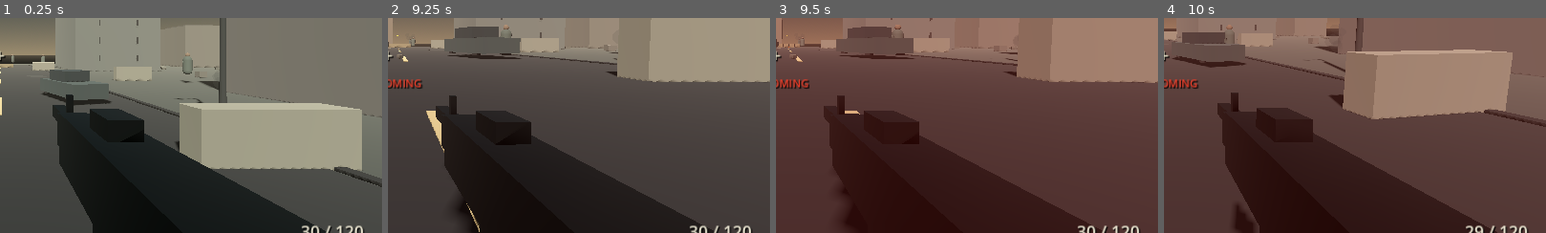
Above: before the commit, frames 1-4 (left to right).
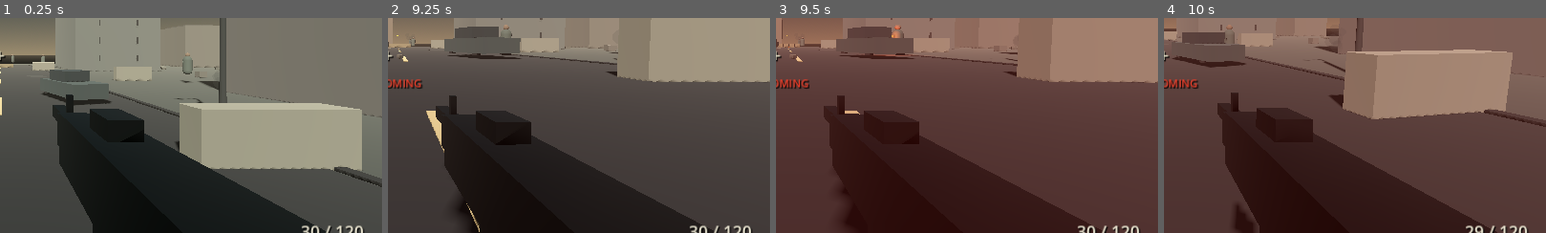
Above: after the commit, the same moments.

Repository: Liladizilla/operation-blackout
Game: Godot game, scene res://scenes/main.tscn
Two runs of this game, one before a commit and one after it. Both use one fixed random seed, a clock stepped at 60 frames per second and the inputs below.
Inputs (mouse positions are % of the whole screen's width and height, from its top left):
- Up to frame 1 (0.25 s): no input
- Up to frame 2 (9.25 s): tap Enter at 0.5 s; move the mouse to (55, 50) at 0.52 s; hold W (move_forward) 0.53-5.78 s; tap Ctrl (crouch) at 0.6, 3.6, 6.6 s; click (55, 50) at 0.67 s; tap Space (jump) at 0.77, 1.52, 3.02, 3.77, 4.52, 6.02, 6.77, 7.52, 9.02 s; move the mouse to (45, 50) at 1.27 s; tap F (interact) at 1.35, 4.35, 7.35 s; move the mouse to (52, 48) at 2.02 s; tap Z (prone) at 2.1, 5.1, 8.1 s; move the mouse to (49, 52) at 2.77 s; tap Shift (sprint) at 2.85, 5.85, 8.85 s; click (49, 52) at 2.92 s; move the mouse to (57, 51) at 3.52 s; move the mouse to (42, 49) at 4.27 s; move the mouse to (51, 50) at 5.02 s; click (51, 50) at 5.17 s; move the mouse to (46, 48) at 5.77 s; hold D (move_right) 5.78-6.53 s; move the mouse to (55, 50) at 6.52 s; hold W (move_forward) 6.53-8.78 s; move the mouse to (45, 50) at 7.27 s; click (45, 50) at 7.42 s; move the mouse to (52, 48) at 8.02 s; move the mouse to (49, 52) at 8.77 s; hold A (move_left) from 8.78 s (still down)
- Up to frame 3 (9.5 s): keep holding A (move_left)
- Up to frame 4 (10 s): move the mouse to (57, 51) at 9.52 s; release A (move_left) at 9.53 s; hold W (move_forward) from 9.53 s (still down); tap Ctrl (crouch) at 9.6 s; click (57, 51) at 9.67 s; tap Space (jump) at 9.77 s
The pictures show only the part of the screen within x 50-100%, y 41-91%; the shares and areas given below are measured in that part.

Frames 1-2 are identical in both runs. In frame 3, 0.1% of the frame differs, in the area x 26-35%, y 3-18%; in frame 4, nothing differs.

Commit message:
Add enemy muzzle flashes and temporary hit reactions

Diff:
--- a/scripts/enemy.gd
+++ b/scripts/enemy.gd
@@ -7,6 +7,11 @@
 var fire_timer := 0.7
 var strafe_sign := 1.0
 var body_mesh: MeshInstance3D
+var body_material: StandardMaterial3D
+var enemy_muzzle_flash: MeshInstance3D
+var enemy_muzzle_light: OmniLight3D
+var muzzle_flash_timer := 0.0
+var hit_flash_timer := 0.0
 var last_known_position := Vector3.ZERO
 var cover_goal := Vector3.ZERO
 var cover_timer := 0.0
@@ -25,10 +30,10 @@
     body.radius = 0.36
     body.height = 1.65
     body_mesh.mesh = body
-    var mat := StandardMaterial3D.new()
-    mat.albedo_color = Color(0.22,0.25,0.22)
-    mat.roughness = 0.9
-    body_mesh.material_override = mat
+    body_material = StandardMaterial3D.new()
+    body_material.albedo_color = Color(0.22,0.25,0.22)
+    body_material.roughness = 0.9
+    body_mesh.material_override = body_material
     body_mesh.position.y = 0.92
     add_child(body_mesh)
     var head_mesh := MeshInstance3D.new()
@@ -69,8 +74,34 @@
     rifle.mesh = rifle_mesh
     rifle.position = Vector3(0.32,1.25,-0.2)
     rifle.rotation.x = -0.12
-    rifle.material_override = mat
+    rifle.material_override = body_material
     add_child(rifle)
+
+    enemy_muzzle_flash = MeshInstance3D.new()
+    enemy_muzzle_flash.name = "EnemyMuzzleFlash"
+    var flash_mesh := SphereMesh.new()
+    flash_mesh.radius = 0.07
+    flash_mesh.height = 0.16
+    enemy_muzzle_flash.mesh = flash_mesh
+    enemy_muzzle_flash.position = Vector3(0.32, 1.25, -0.62)
+    var flash_material := StandardMaterial3D.new()
+    flash_material.shading_mode = BaseMaterial3D.SHADING_MODE_UNSHADED
+    flash_material.albedo_color = Color(1.0, 0.67, 0.28)
+    flash_material.emission_enabled = true
+    flash_material.emission = Color(1.0, 0.34, 0.08)
+    enemy_muzzle_flash.material_override = flash_material
+    enemy_muzzle_flash.visible = false
+    add_child(enemy_muzzle_flash)
+
+    enemy_muzzle_light = OmniLight3D.new()
+    enemy_muzzle_light.name = "EnemyMuzzleFlashLight"
+    enemy_muzzle_light.position = enemy_muzzle_flash.position
+    enemy_muzzle_light.light_color = Color(1.0, 0.48, 0.18)
+    enemy_muzzle_light.light_energy = 0.0
+    enemy_muzzle_light.omni_range = 3.2
+    enemy_muzzle_light.shadow_enabled = false
+    add_child(enemy_muzzle_light)
+
     player = get_tree().get_first_node_in_group("player")
     if not player:
         player = get_tree().current_scene.get_node_or_null("Player") as Node3D
@@ -79,6 +110,15 @@
 func _physics_process(delta: float) -> void:
     if get_tree().paused:
         return
+    if muzzle_flash_timer > 0.0:
+        muzzle_flash_timer = maxf(0.0, muzzle_flash_timer - delta)
+        if muzzle_flash_timer == 0.0:
+            enemy_muzzle_flash.visible = false
+            enemy_muzzle_light.light_energy = 0.0
+    if hit_flash_timer > 0.0:
+        hit_flash_timer = maxf(0.0, hit_flash_timer - delta)
+        if hit_flash_timer == 0.0 and health > 0.0:
+            body_material.albedo_color = Color(0.22,0.25,0.22)
     if not is_instance_valid(player):
         player = get_tree().current_scene.get_node_or_null("Player") as Node3D
         return
@@ -212,6 +252,7 @@
     return best
 
 func _try_shoot_player() -> void:
+    _show_muzzle_flash()
     var from := global_position + Vector3.UP*1.35
     var to := player.global_position + Vector3.UP*1.2
     var query := PhysicsRayQueryParameters3D.create(from, to)
@@ -220,6 +261,11 @@
     if not hit.is_empty() and hit.get("collider") == player:
         if player.has_method("apply_damage"):
             player.apply_damage(7.0, global_position)
+
+func _show_muzzle_flash() -> void:
+    enemy_muzzle_flash.visible = true
+    enemy_muzzle_light.light_energy = 1.6
+    muzzle_flash_timer = 0.055
 
 func take_damage(amount: float, _hit_position: Vector3 = Vector3.ZERO, headshot: bool = false) -> bool:
     health -= amount * (3.0 if headshot else 1.0)
@@ -230,9 +276,12 @@
         suppression_timer = 1.1 if headshot else 0.75
         cover_timer = 0.0
         think_timer = 0.0
-    var mat := StandardMaterial3D.new()
-    mat.albedo_color = Color(0.55,0.12,0.08) if health > 0 else Color(0.08,0.09,0.08)
-    body_mesh.material_override = mat
+    if health > 0.0:
+        body_material.albedo_color = Color(0.55,0.12,0.08)
+        hit_flash_timer = 0.14
+    else:
+        body_material.albedo_color = Color(0.08,0.09,0.08)
+        hit_flash_timer = 0.0
     if health <= 0:
         var scene := get_tree().current_scene
         if scene and scene.has_method("enemy_killed"):
